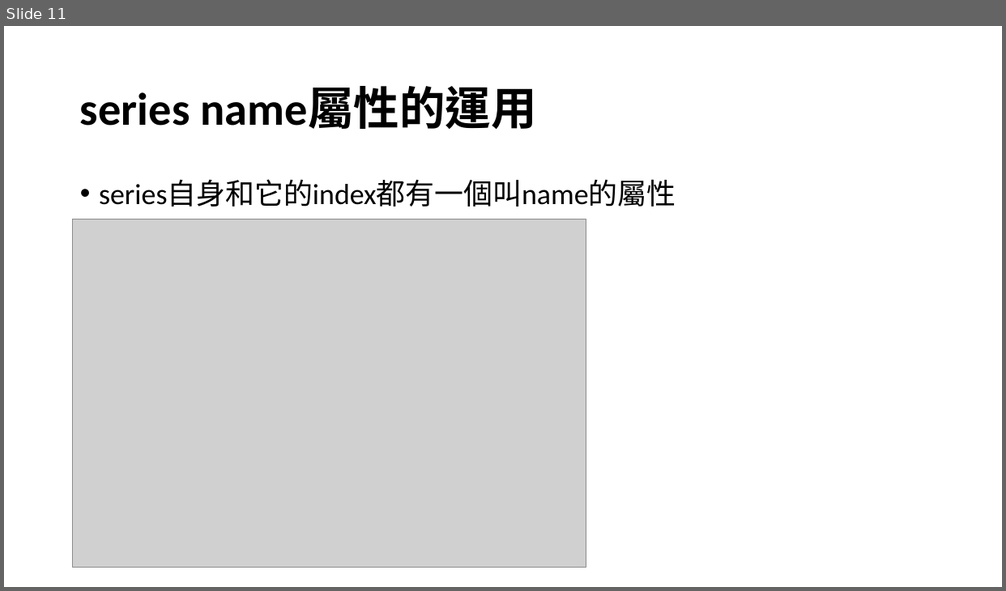
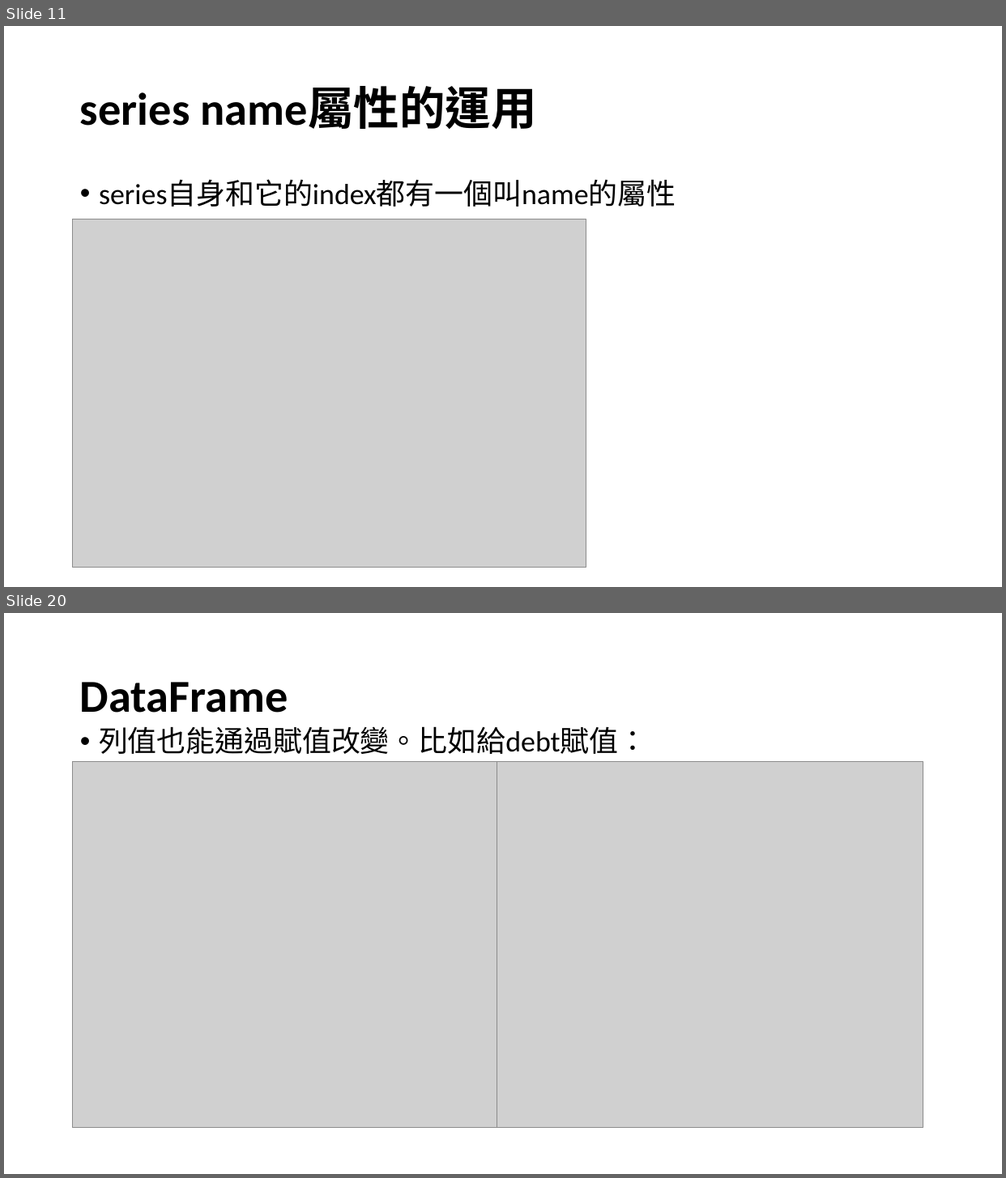
Before and after one commit to yukai920722/2022-ksu-11002, a slide deck: 4100E104_pandas_20220316_A.pptx. Shown one above the other, each under a label of ours: slide 11 before the commit, slides 11 and 20 after it; the slides between them are not shown. The pictures are 1006x591 and 1006x1178 pixels, drawn with LibreOffice and Linux fonts; fonts in the diff are those of the drawing; grey boxes stand for pictures. Boxes give left, top, right and bottom in pixels: in the first picture for what was removed or moved away, otherwise in the second. Text is boxed around its words. In the diff, an @@ line names an element or a change of style, - is before the commit and + after.

```diff
--- a/4100E104_pandas_20220316_A.pptx
+++ b/4100E104_pandas_20220316_A.pptx
@@ slide 20 added at bbox=[4, 613, 1002, 1174], background #FFFFFF @@
@@ title added at bbox=[80, 682, 288, 713], 44 pt, text #000000, bold @@
+DataFrame
@@ text added at bbox=[99, 726, 647, 754], 28 pt, text #000000 @@
+• 列值也能通過賦值改變。比如給debt賦值：
@@ picture added at bbox=[73, 762, 496, 1128] @@
@@ picture added at bbox=[496, 762, 923, 1128] @@
```
Also in this commit, not shown: 2 slides changed, 20 other slides added, 14 other files.
